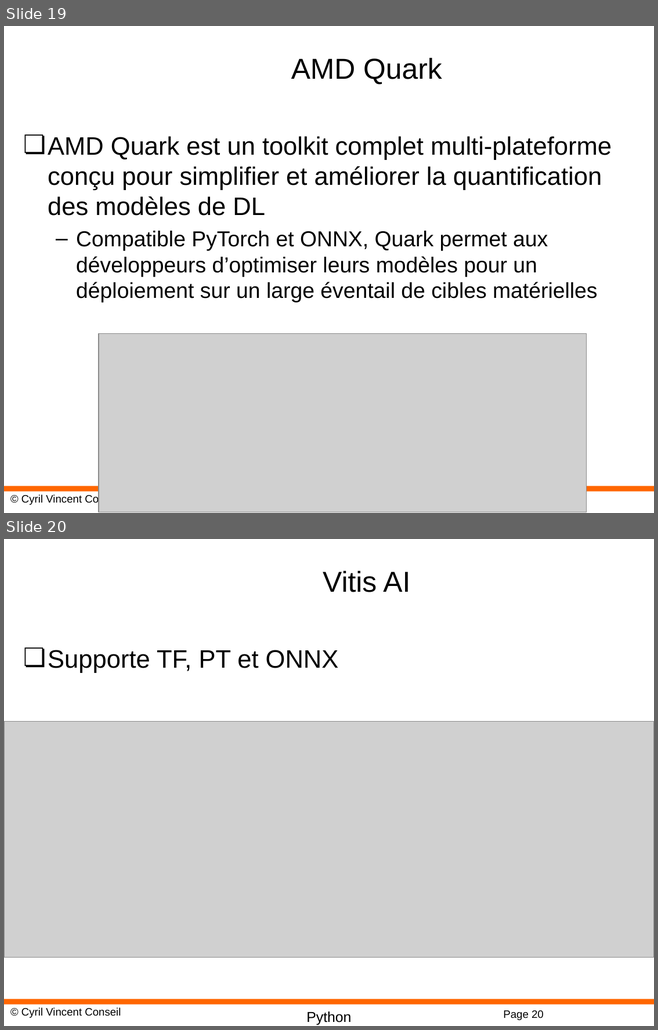
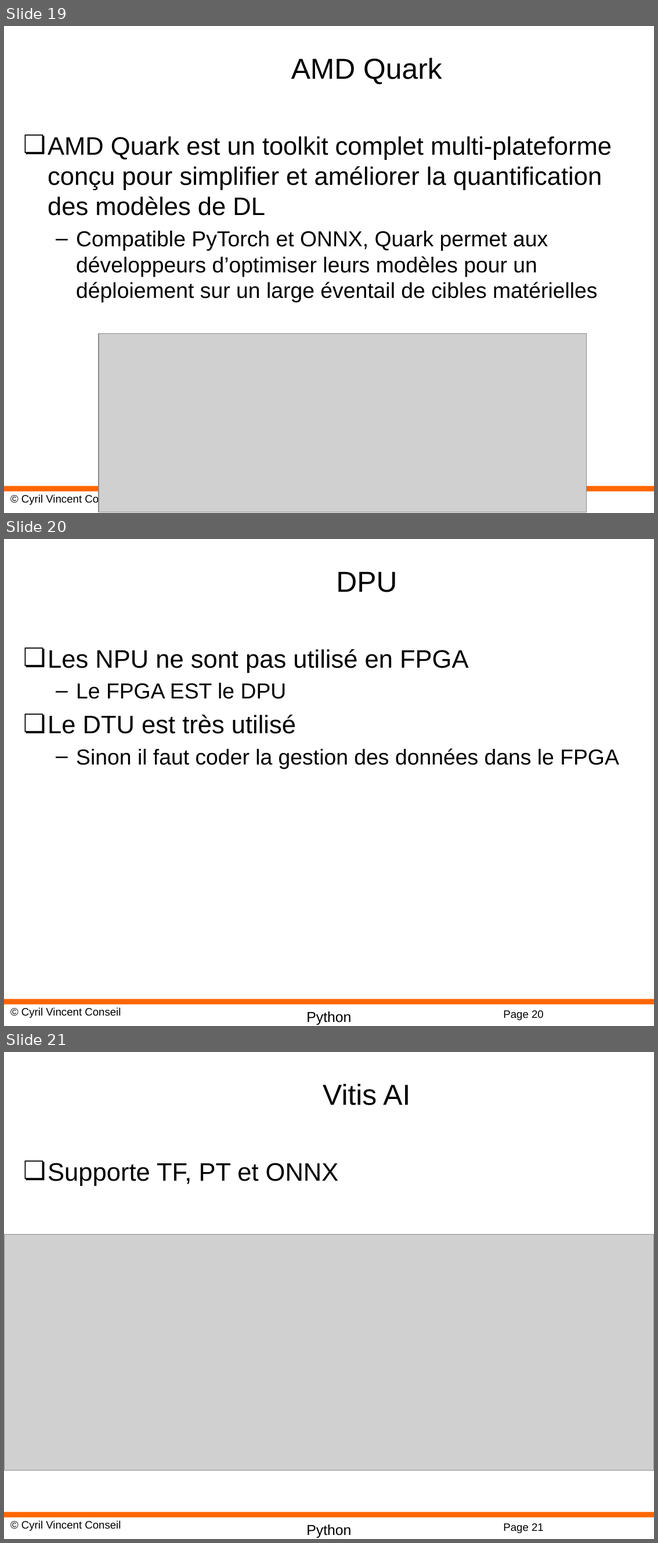
Before and after one commit to cyrilvincent/iot-ai, a slide deck: ppt/IoTAI31-FPGA.pptx. Shown one above the other, each under a label of ours: slides 19 and 20 before the commit, slides 19, 20 and 21 after it. The pictures are 658x1030 and 658x1543 pixels, drawn with LibreOffice and Linux fonts; fonts in the diff are those of the drawing; grey boxes stand for pictures; background and template pictures are left out. Boxes give left, top, right and bottom in pixels: in the first picture for what was removed or moved away, otherwise in the second. Text is boxed around its words. In the diff, an @@ line names an element or a change of style, - is before the commit and + after.

Commit message:
fpga end

```diff
--- a/ppt/IoTAI31-FPGA.pptx
+++ b/ppt/IoTAI31-FPGA.pptx
@@ slide 20 added at (4,539,654,1026), background #FFFFFF; not listed: 4 template elements that a slide beside it also shows @@
@@ title added at (336,571,397,592), 32 pt, text #000000 @@
+DPU
@@ text added at (48,649,619,769), 24 pt, text #000000 @@
+❏ Les NPU ne sont pas utilisé en FPGA
+  – Le FPGA EST le DPU
+❏ Le DTU est très utilisé
+  – Sinon il faut coder la gestion des données dans le FPGA
@@ what was slide 20 is now slide 21 @@
@@ page number at (503,1524,543,1533): text changed @@
-Page 20
+Page 21
```
Also in this commit, not shown: 1 slide changed, 7 other files.
